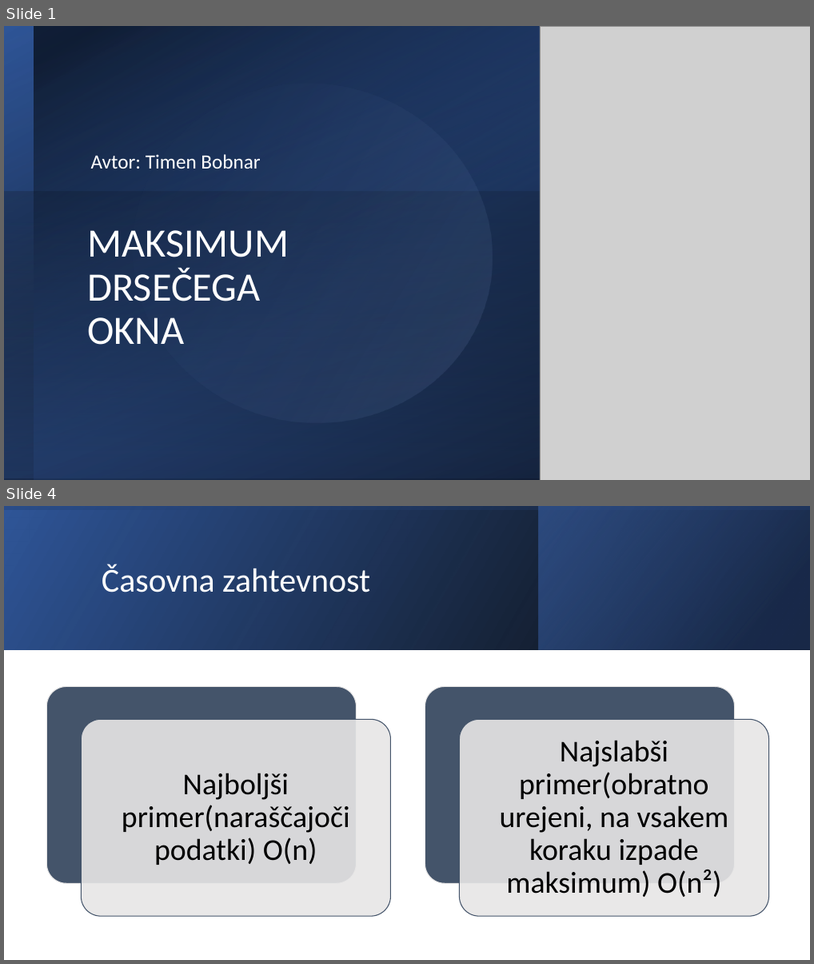
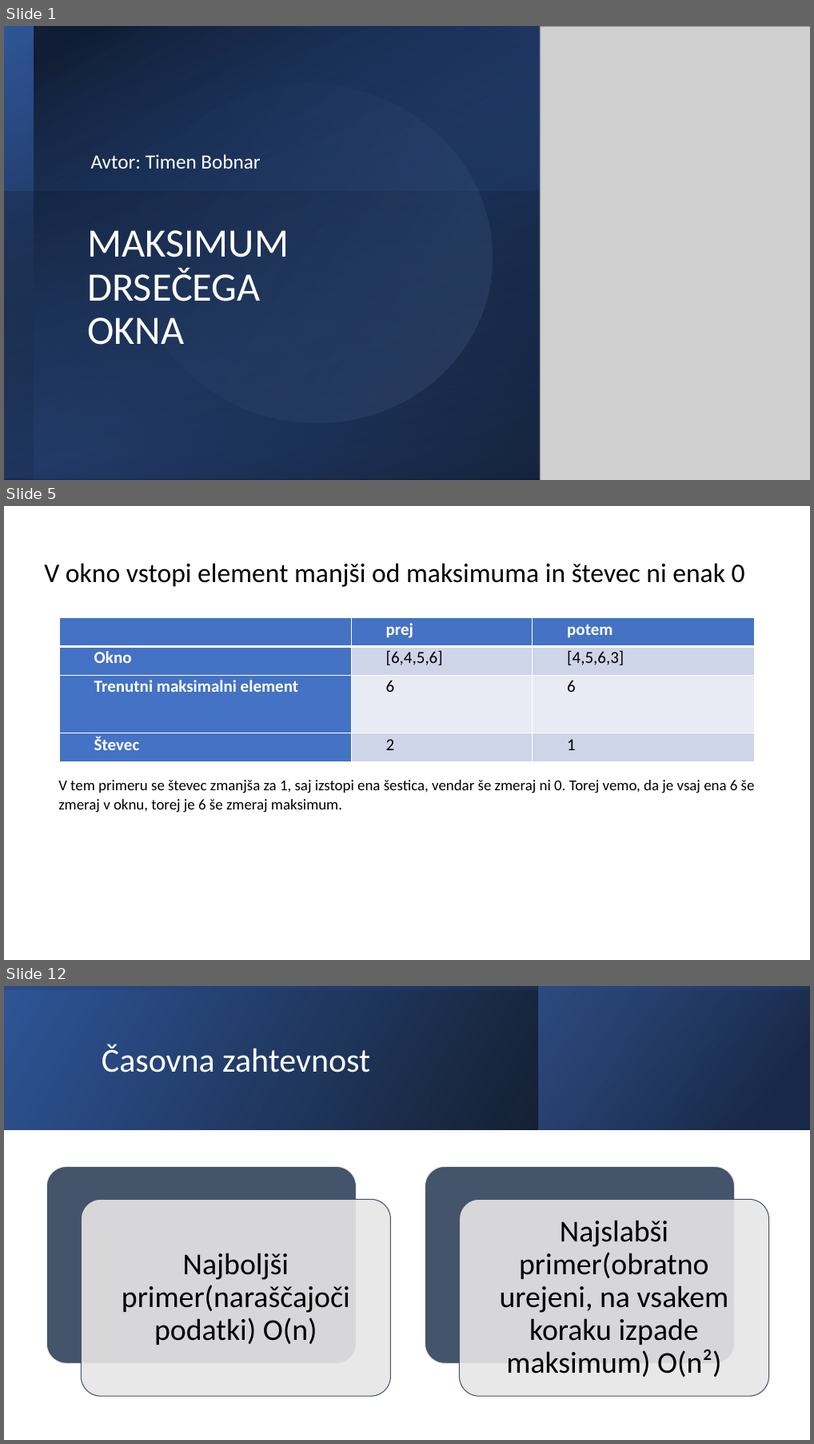
Before and after one commit to timenbob/racunalnistvo1, a slide deck: kratko vpr/MAKSIMUM DRSEČEGA.pptx. Shown one above the other, each under a label of ours: slides 1 and 4 before the commit, slides 1, 5 and 12 after it; the slides between them are not shown. The pictures are 814x964 and 814x1444 pixels, drawn with LibreOffice and Linux fonts; fonts in the diff are those of the drawing; grey boxes stand for pictures. Boxes give left, top, right and bottom in pixels: in the first picture for what was removed or moved away, otherwise in the second. Text is boxed around its words. In the diff, an @@ line names an element or a change of style, - is before the commit and + after.

```diff
--- a/kratko vpr/MAKSIMUM DRSEČEGA.pptx
+++ b/kratko vpr/MAKSIMUM DRSEČEGA.pptx
@@ slide 5 added at (4,506,810,960), background #FFFFFF @@
@@ title added at (44,563,746,587), 32 pt, text #000000 @@
+V okno vstopi element manjši od maksimuma in števec ni enak 0
@@ table added at (60,618,756,762), 4 rows, 3 columns @@
+ | prej | potem
+Okno | [6,4,5,6] | [4,5,6,3]
+Trenutni maksimalni element | 6 | 6
+Števec | 2 | 1
@@ text added at (58,780,755,812), 18 pt, text #000000 @@
+V tem primeru se števec zmanjša za 1, saj izstopi ena šestica, vendar še zmeraj ni 0. Torej vemo, da je vsaj ena 6 še zmeraj v oknu, torej je 6 še zmeraj maksimum.
@@ what was slide 4 is now slide 12 @@
```
Also in this commit, not shown: 1 slide changed, 9 other slides added, 2 slides removed, 19 other files.
